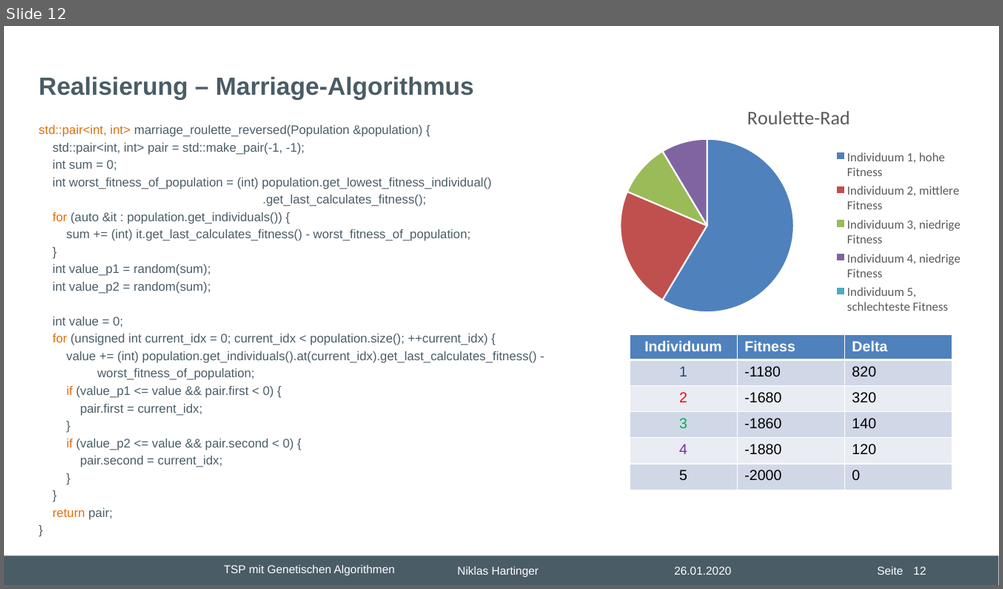
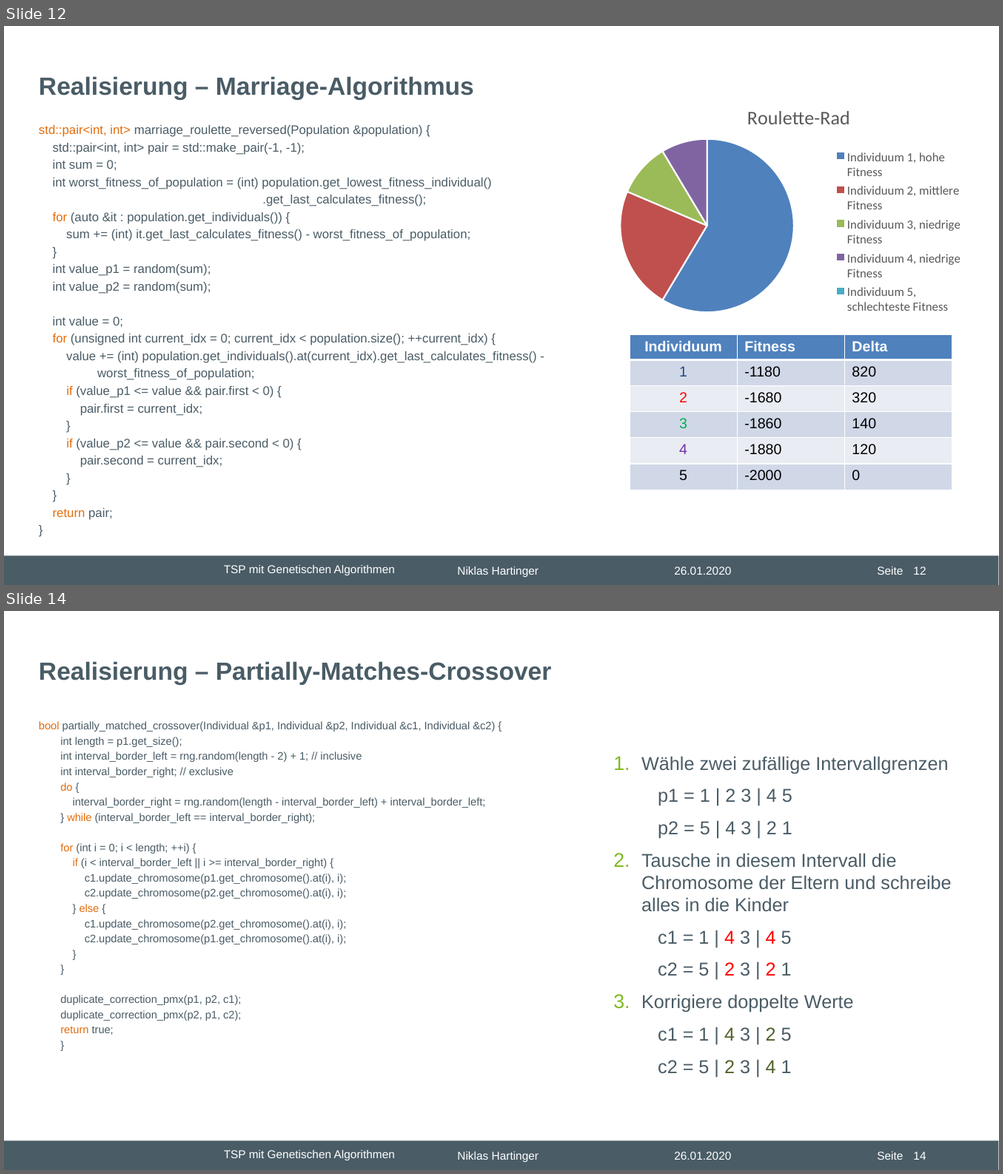
Before and after one commit to nhrt/Genetic-Algorithms, a slide deck: Projektvortrag/Präsentation Projektvortrag.pptx. Shown one above the other, each under a label of ours: slide 12 before the commit, slides 12 and 14 after it; the slides between them are not shown. The pictures are 1003x589 and 1003x1174 pixels, drawn with LibreOffice and Linux fonts; fonts in the diff are those of the drawing; background and template pictures are left out. Boxes give left, top, right and bottom in pixels: in the first picture for what was removed or moved away, otherwise in the second. Text is boxed around its words. In the diff, an @@ line names an element or a change of style, - is before the commit and + after.

Commit message:
Start der Crossover folien

```diff
--- a/Projektvortrag/Präsentation Projektvortrag.pptx
+++ b/Projektvortrag/Präsentation Projektvortrag.pptx
@@ slide 14 added at bbox=[4, 611, 999, 1170], background #FFFFFF; not listed: 6 template elements that a slide beside it also shows @@
@@ title added at bbox=[39, 661, 552, 685], 24 pt, text #4A5C66, bold @@
+Realisierung – Partially-Matches-Crossover
@@ text added at bbox=[39, 721, 495, 1035], 10.5 pt, text #4A5C66 @@
+bool partially_matched_crossover(Individual &p1, Individual &p2, Individual &c1, Individual &c2) {
+  int length = p1.get_size();
+  int interval_border_left = rng.random(length - 2) + 1; // inclusive
+  int interval_border_right; // exclusive
+  do {
+  interval_border_right = rng.random(length - interval_border_left) + interval_border_left;
+  } while (interval_border_left == interval_border_right);
+  for (int i = 0; i < length; ++i) {
+  if (i < interval_border_left || i >= interval_border_right) {
+  c1.update_chromosome(p1.get_chromosome().at(i), i);
+  c2.update_chromosome(p2.get_chromosome().at(i), i);
+  } else {
+  c1.update_chromosome(p2.get_chromosome().at(i), i);
+  c2.update_chromosome(p1.get_chromosome().at(i), i);
+  }
+  }
+  duplicate_correction_pmx(p1, p2, c1);
+  duplicate_correction_pmx(p2, p1, c2);
+  return true;
+  }
@@ text added at bbox=[641, 756, 950, 1073], 18 pt, text #4A5C66 @@
+1. Wähle zwei zufällige Intervallgrenzen
+    p1 = 1 | 2 3 | 4 5
+    p2 = 5 | 4 3 | 2 1
+2. Tausche in diesem Intervall die Chromosome der Eltern und schreibe alles in die Kinder
+    c1 = 1 | 4 3 | 4 5
+    c2 = 5 | 2 3 | 2 1
+3. Korrigiere doppelte Werte
+    c1 = 1 | 4 3 | 2 5
+    c2 = 5 | 2 3 | 4 1
```
Also in this commit, not shown: 3 slides changed.
